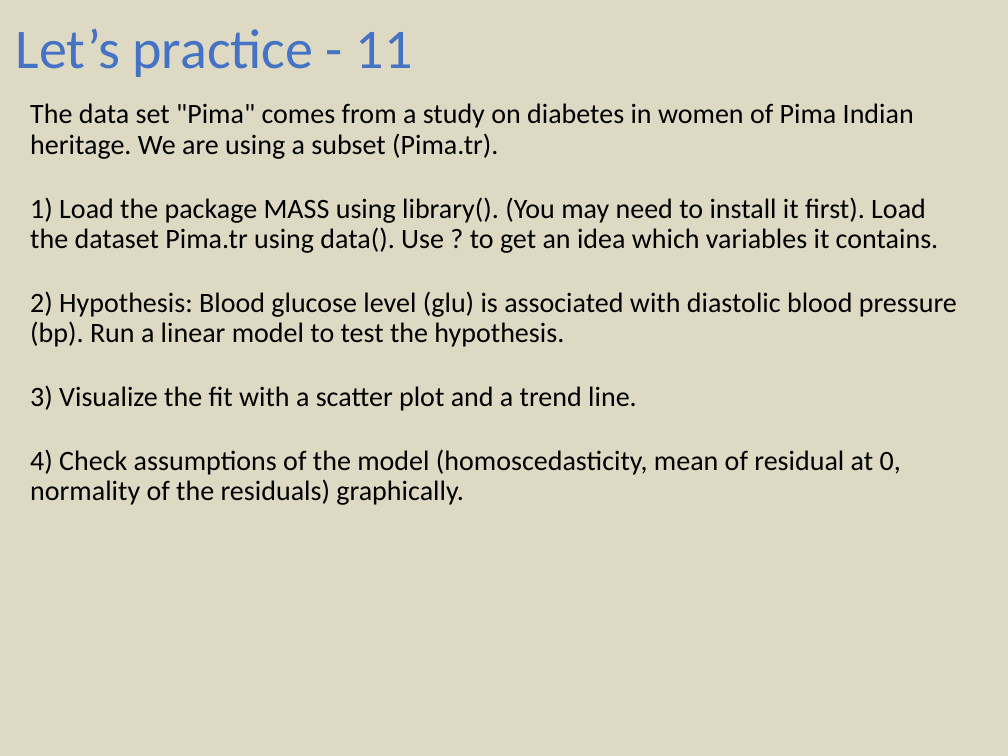
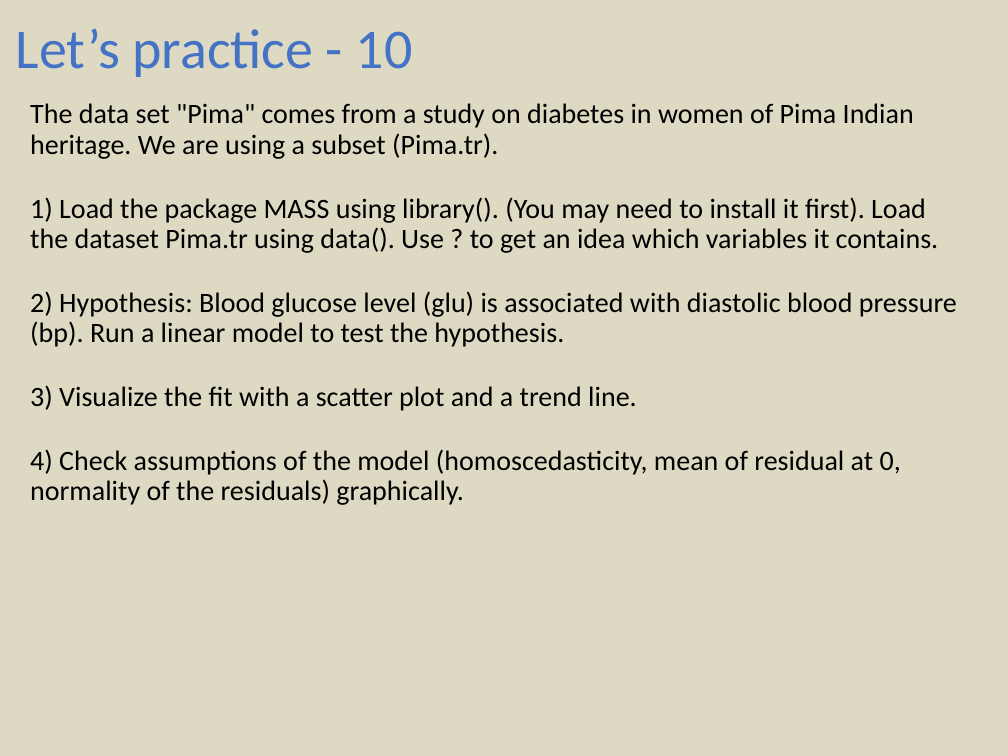
Before and after one commit to sib-swiss/first-steps-with-R-training, a slide deck: slide 62 of assets/pptx/First-steps-with-R_day2_afternoon.pptx (slide 64 before the commit). Drawn at 1008x756 pixels with LibreOffice and Linux fonts; fonts in the diff are those of the drawing. Boxes give left, top, right and bottom in pixels: in the first picture for what was removed or moved away, otherwise in the second. Text is boxed around its words. In the diff, an @@ line names an element or a change of style, - is before the commit and + after.

```diff
--- a/assets/pptx/First-steps-with-R_day2_afternoon.pptx
+++ b/assets/pptx/First-steps-with-R_day2_afternoon.pptx
@@ text at bbox=[16, 29, 413, 77]: text changed @@
-Let’s practice - 11
+Let’s practice - 10
```
Also in this commit, not shown: 7 other slides changed, 2 slides removed, 17 other files.
